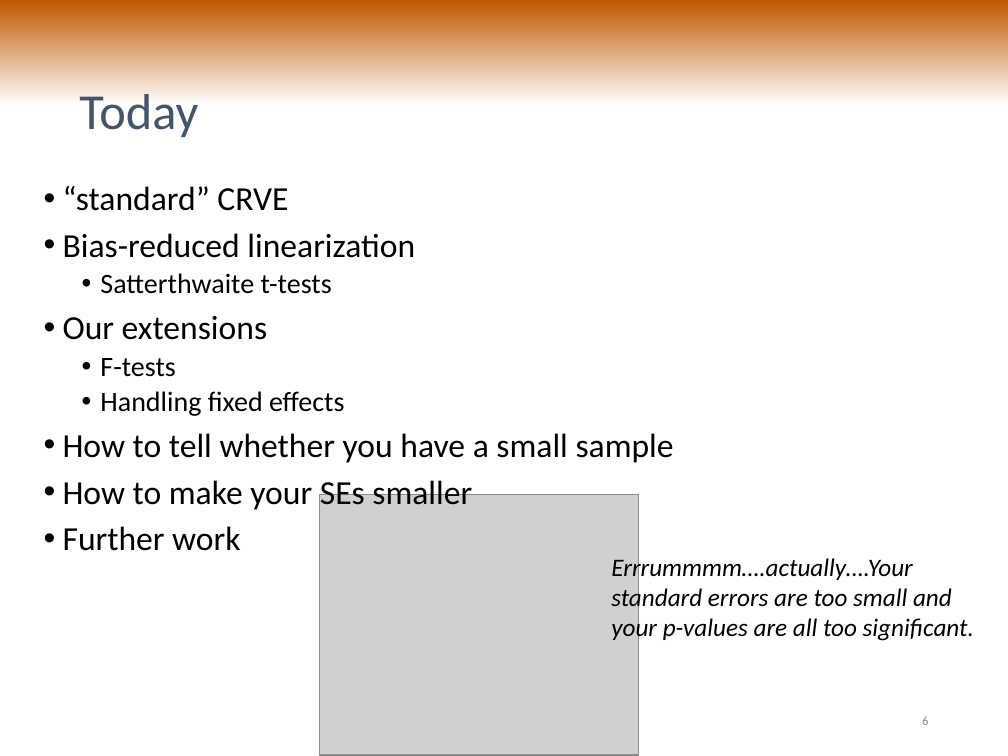
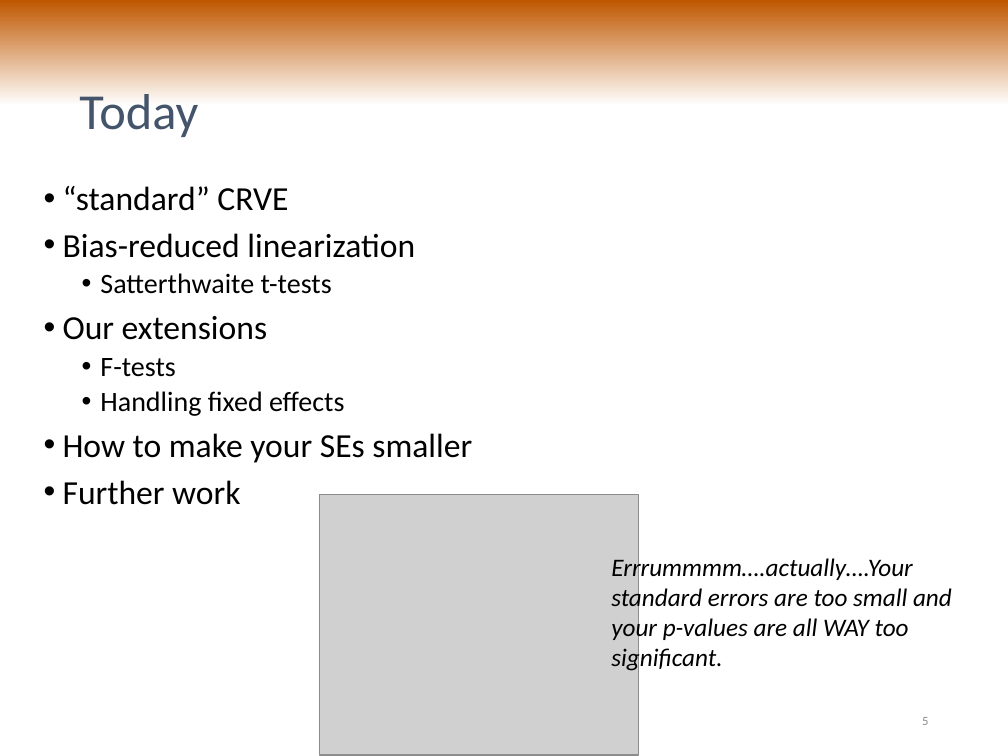
Before and after one commit to jepusto/clubSandwich, a slide deck: slide 5 of paper_ClusterRobustTesting/PRC_talk_20160218.pptx (slide 6 before the commit). Drawn at 1008x756 pixels with LibreOffice and Linux fonts; fonts in the diff are those of the drawing; grey boxes stand for pictures. Boxes give left, top, right and bottom in pixels: in the first picture for what was removed or moved away, otherwise in the second. Text is boxed around its words. In the diff, an @@ line names an element or a change of style, - is before the commit and + after.

```diff
--- a/paper_ClusterRobustTesting/PRC_talk_20160218.pptx
+++ b/paper_ClusterRobustTesting/PRC_talk_20160218.pptx
@@ text at box(63, 433, 674, 463): paragraph removed @@
-• How to tell whether you have a small sample
@@ text at box(611, 555, 952, 673): text changed @@
-Errrummmm….actually….Your standard errors are too small and your p-values are all too significant.
+Errrummmm….actually….Your standard errors are too small and your p-values are all WAY too significant.
```
Also in this commit, not shown: 12 other slides changed, 3 slides added, 2 slides removed, 4 other files.
